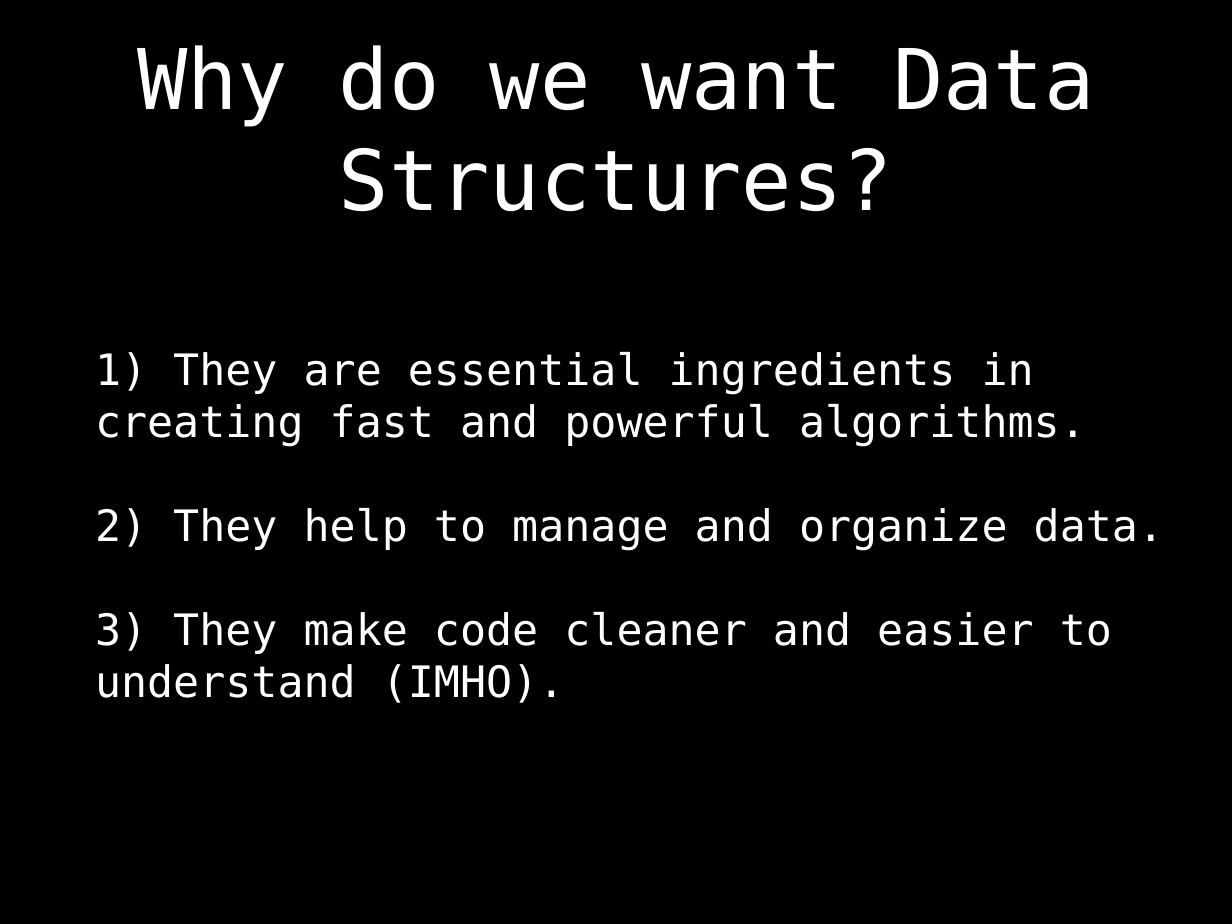
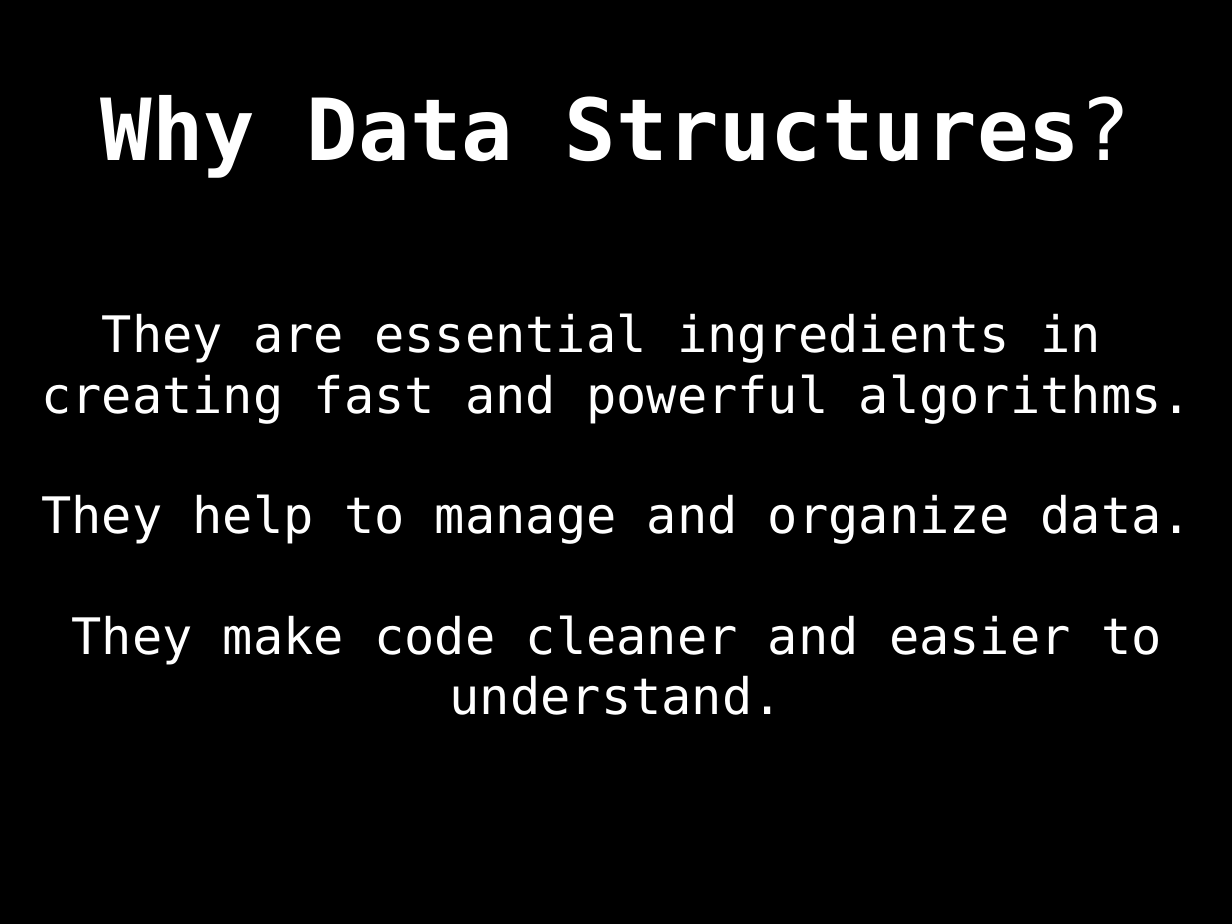
Before and after one commit to williamfiset/DEPRECATED-data-structures, a slide deck: slide 3 of Introduction/ds_intro_slides.pptx (slide 5 before the commit). Drawn at 1232x924 pixels with LibreOffice and Linux fonts; fonts in the diff are those of the drawing. Boxes give left, top, right and bottom in pixels: in the first picture for what was removed or moved away, otherwise in the second. Text is boxed around its words. In the diff, an @@ line names an element or a change of style, - is before the commit and + after.

```diff
--- a/Introduction/ds_intro_slides.pptx
+++ b/Introduction/ds_intro_slides.pptx
@@ title at (101,95,1131,178): text changed; size 69.6 to 71.2 pt; bold on @@
-Why do we want Data Structures?
+Why Data Structures?
@@ text at (41,313,1192,715): text changed; size 36 to 41.8 pt @@
-1) They are essential ingredients in creating fast and powerful algorithms.
-2) They help to manage and organize data.
-3) They make code cleaner and easier to understand (IMHO).
+They are essential ingredients in creating fast and powerful algorithms.
+They help to manage and organize data.
+They make code cleaner and easier to understand.
```
Also in this commit, not shown: 16 other slides changed, 4 slides added, 5 slides removed, 2 other files.
